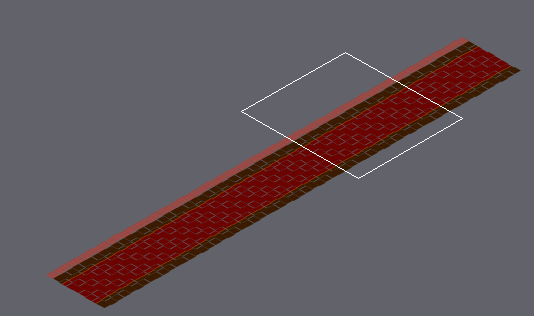
Level history. Tiled map (JSON): assets/tiledmap/Levels/level7.json. Above: a wide view before the commit, with the close-up outlined.
Close-up. Before:
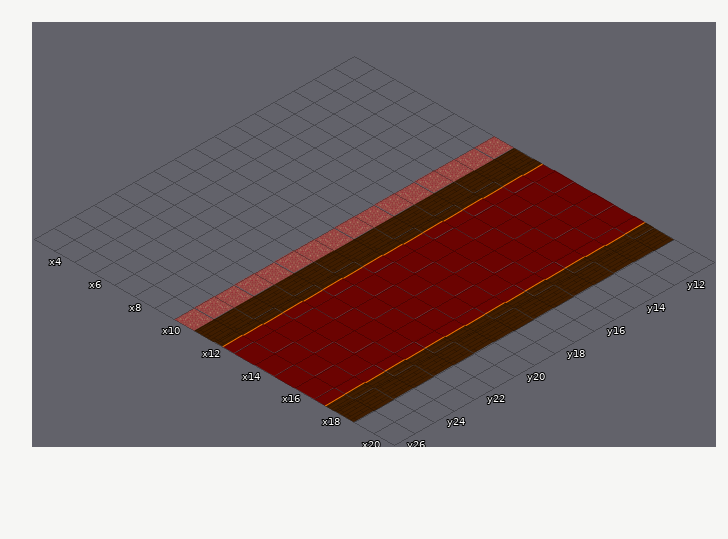
Cells are 182x104 px. Isometric: x runs down to the right, y down to the left. Shown: x 3..20, y 11..26. The commit also changed other parts of the map, which this record leaves out.
Now the later version:
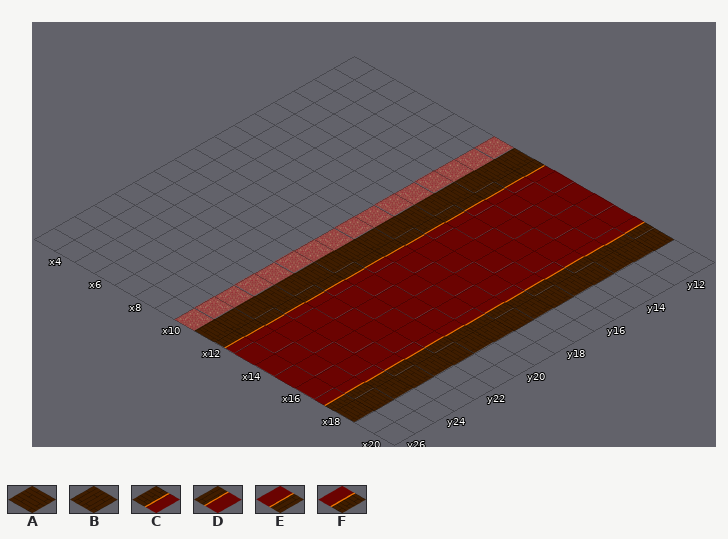
Key: from "floor": A 0, B 0 flipped left-right, C 4, D 6 flipped left-right, E 6 flipped up-down, F 8.
_ is an empty cell.
The exact change:
Layer "floor":
y 11: x 11..12 BD -> AC; x 17..18 EB -> FA
y 12: x 12 D -> C; x 17 E -> F
y 13: x 12 D -> C; x 17..18 EB -> FA
y 14: x 11..12 BD -> AC; x 17..18 EB -> FA
y 15: x 12 D -> C; x 17..18 EB -> FA
y 16: x 11..12 BD -> AC; x 17..18 EB -> FA
y 17: x 12 D -> C; x 17..18 EB -> FA
y 18: x 11..12 BD -> AC; x 17..18 EB -> FA
y 19: x 12 D -> C; x 17 E -> F
y 20: x 12 D -> C; x 17..18 EB -> FA
y 21: x 11..12 BD -> AC; x 17..18 EB -> FA
y 22: x 12 D -> C; x 17..18 EB -> FA
y 23: x 11..12 BD -> AC; x 17..18 EB -> FA
y 24: x 12 D -> C; x 17..18 EB -> FA
y 25: x 11..12 BD -> AC; x 17..18 EB -> FA
y 26: x 12 D -> C; x 17 E -> F
